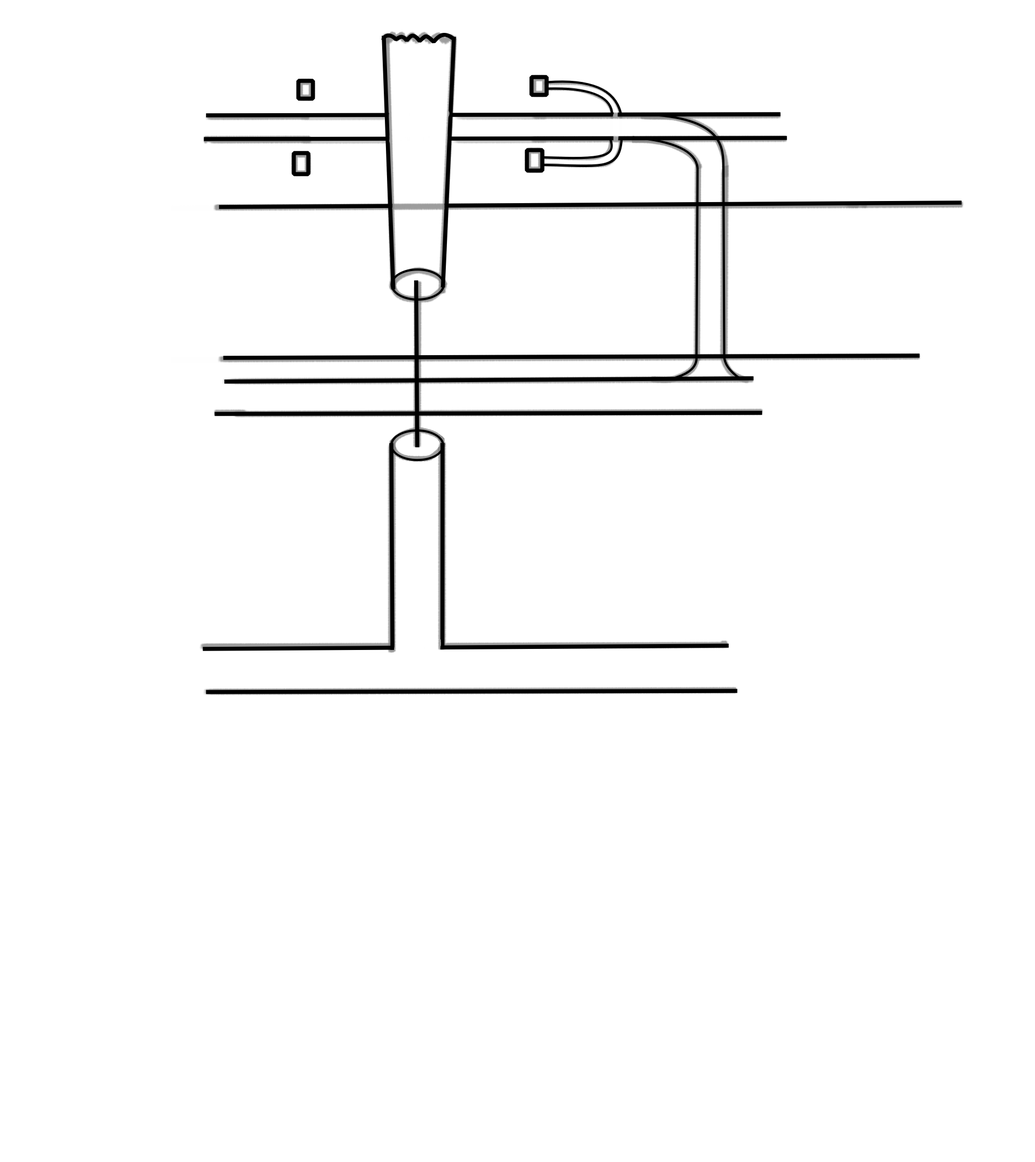
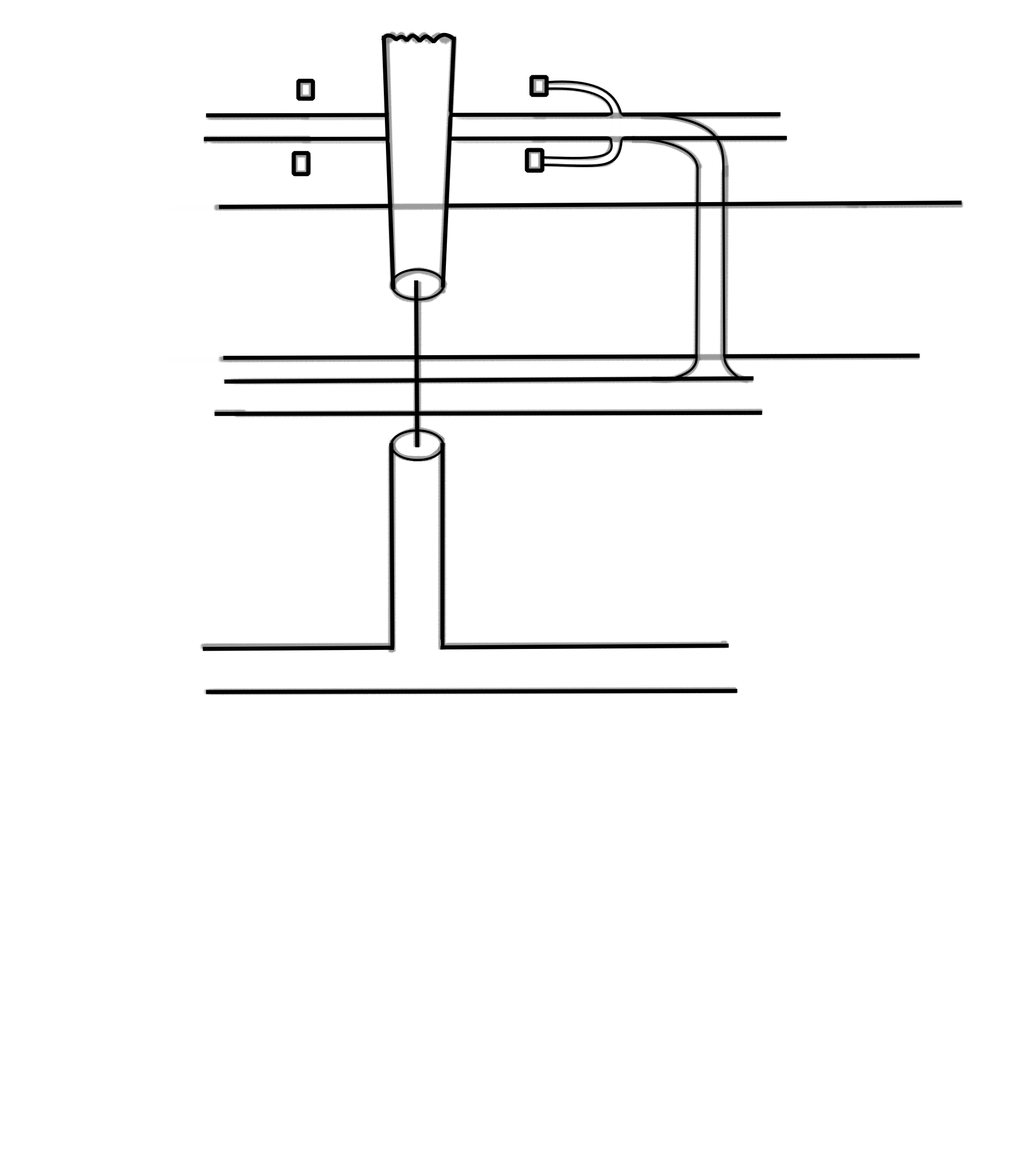
The second 1035×1162 image is a revision of the first. Changes to its layers:
pixels changed over bbox(606, 112, 725, 362) (layer not identified)
